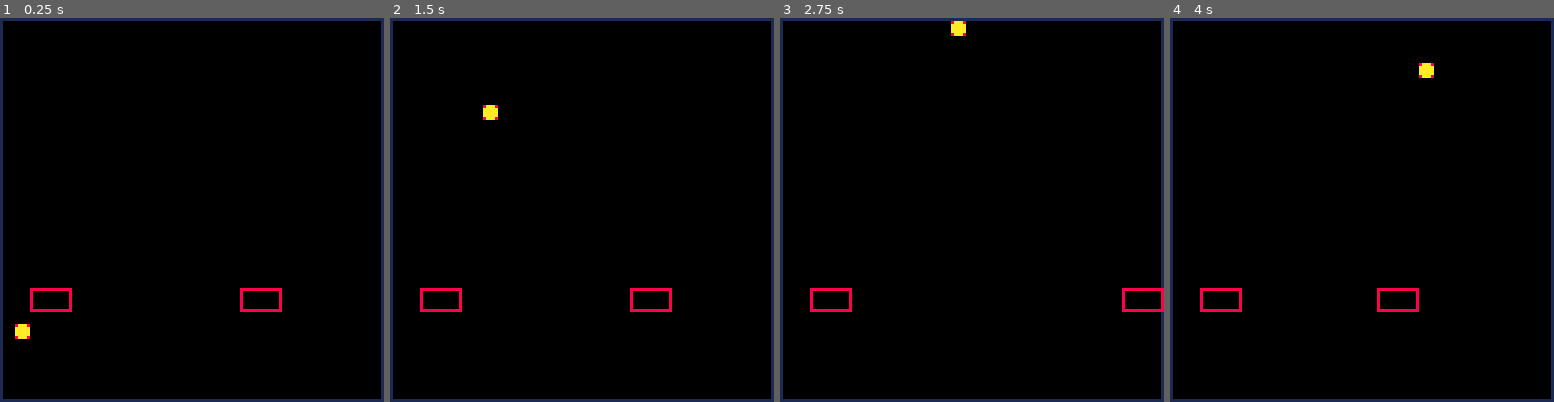
Above: before the commit, frames 1-4 (left to right).
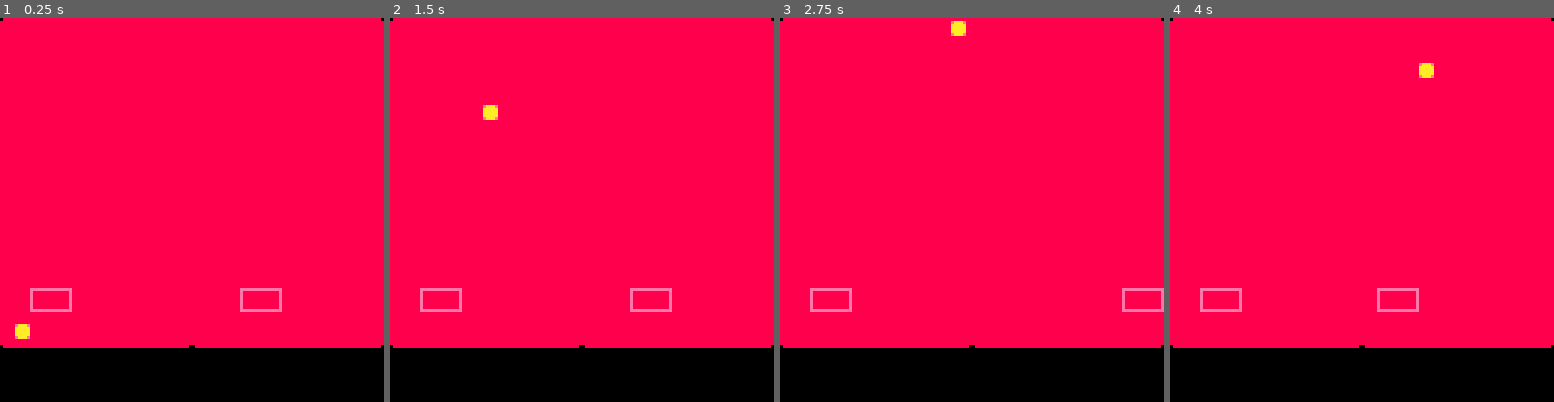
Above: after the commit, the same moments.

Repository: aylanonsense/juggle-panic
Game: PICO-8 cartridge cart-revised.p8
Same seed, same stepped clock (60 frames per second), same inputs: the game is played once before the commit and once after it.
Inputs:
- Up to frame 1 (0.25 s): no input
- Up to frame 2 (1.5 s): no input
- Up to frame 3 (2.75 s): hold Right 1.6-2.1 s; hold Right from 2.47 s (still down)
- Up to frame 4 (4 s): release Right at 3.03 s; hold Left 3.08-3.58 s

The runs differ from the first frame. In frame 1, 87% of the frame differs, in the area x 0-100%, y 0-100%; in frame 2, 87%; in frame 3, 87%; in frame 4, 87%.

Commit message:
Small revisions, including drawing a sky

Diff:
--- a/cart-revised.p8
+++ b/cart-revised.p8
@@ -4,9 +4,10 @@
 
 function noop() end
 
+-- what to do next
+-- - jugglers can catch and throw balls
+
 local entities
-
--- todo rewrite so we can figure out the correct start vx / vy / gravity, mayhaps?
 
 local entity_classes={
 	juggler={
@@ -14,7 +15,7 @@
 		height=8,
 		move_x=0,
 		update=function(self)
-			-- move when left/right buttons are pressed
+			-- move horizontally when left/right buttons are pressed
 			self.move_x=ternary(btn(1,2-self.player_num),1,0)-
 				ternary(btn(0,2-self.player_num),1,0)
 			self.vx=3*self.move_x
@@ -23,7 +24,7 @@
 			self.x=mid(self.min_x,self.x,self.max_x-self.width)
 		end,
 		draw=function(self)
-			self:draw_outline()
+			self:draw_outline(14)
 		end
 	},
 	ball={
@@ -36,12 +37,12 @@
 			self:apply_velocity()
 		end,
 		draw=function(self)
-			self:draw_outline()
+			self:draw_outline(14)
 			circfill(self.x+self.width/2,self.y+self.height/2,2,10)
 		end,
 		throw=function(self,distance,height,duration)
 			-- let's do some fun math to calculate out the trajectory
-			-- duration must be <=180, otherwise overflow will ruin your day
+			-- duration must be <=180, otherwise overflow will ruin the math
 			-- it looks best if duration is an even integer (you get to see the apex)
 			local n=(duration+1)*duration/2
 			local m=(duration/2+1)*duration/4
@@ -75,6 +76,10 @@
 	-- skip_frames+=1
 	-- if skip_frames%20>0 then return end
 
+	-- sort entities for updating
+	sort(entities,function(entity1,entity2)
+		return entity1.update_priority>entity2.update_priority
+	end)
 	-- update each entity
 	local num_entities=#entities
 	local i,entity
@@ -104,12 +107,21 @@
 function _draw()
 	-- clear the screen
 	cls()
-	rect(0,0,127,127,1)
+	-- draw the sky
+	rectfill(0,0,127,127,8)
+	pset(0,0,0)
+	pset(127,0,0)
 	-- draw each entity
 	local entity
 	foreach(entities,function(entity)
 		entity:draw()
 	end)
+	-- draw the ground
+	rectfill(0,110,127,127,0)
+	pset(0,109,0)
+	pset(127,109,0)
+	pset(63,109,0)
+	pset(64,109,0)
 end
 
 function spawn_entity(class_name,x,y,args,skip_init)
@@ -123,6 +135,7 @@
 			is_alive=true,
 			frames_alive=0,
 			frames_to_death=0,
+			update_priority=0,
 			render_layer=0,
 			x=x or 0,
 			y=y or 0,
